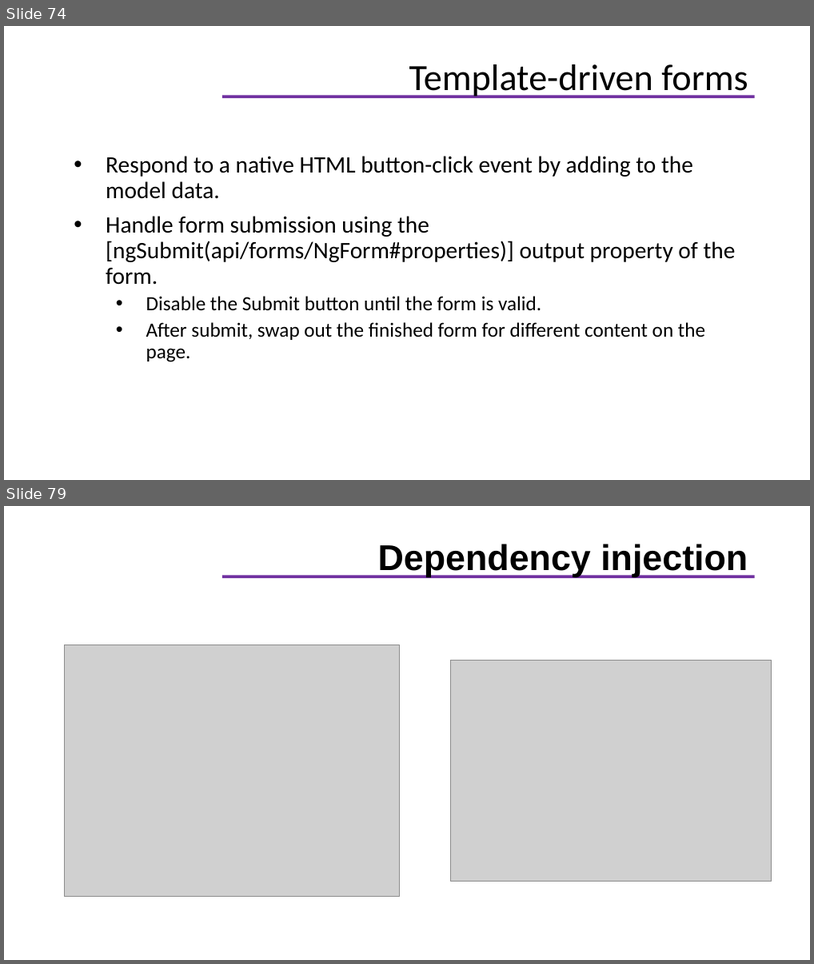
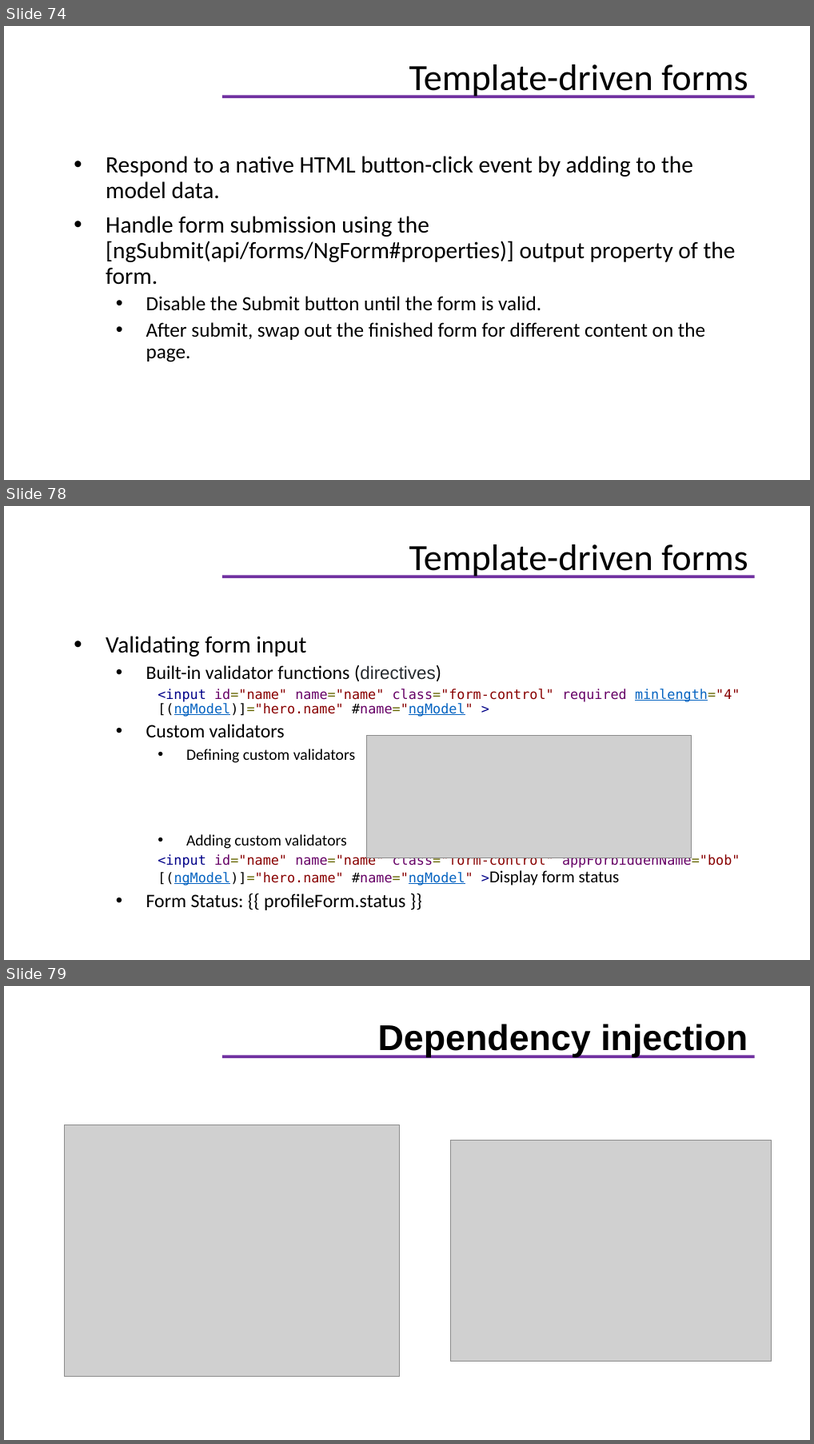
Before and after one commit to helenhash/angular-training, a slide deck: docs/Angular Training.pptx. Shown one above the other, each under a label of ours: slides 74 and 79 before the commit, slides 74, 78 and 79 after it; the slides between them are not shown. The pictures are 814x964 and 814x1444 pixels, drawn with LibreOffice and Linux fonts; fonts in the diff are those of the drawing; grey boxes stand for pictures; background and template pictures are left out. Boxes give left, top, right and bottom in pixels: in the first picture for what was removed or moved away, otherwise in the second. Text is boxed around its words. In the diff, an @@ line names an element or a change of style, - is before the commit and + after.

```diff
--- a/docs/Angular Training.pptx
+++ b/docs/Angular Training.pptx
@@ slide 78 added at <box>4,506,810,960</box>, background #FFFFFF; not listed: 1 template element that a slide beside it also shows @@
@@ title added at <box>410,544,748,578</box>, 33 pt, text #000000 @@
+Template-driven forms
@@ text added at <box>106,636,740,910</box>, 12 pt, text #000000 @@
+• Validating form input
+  • Built-in validator functions (directives)
+    <input id="name" name="name" class="form-control" required minlength="4" [(ngModel)]="hero.name" #name="ngModel" >
+  • Custom validators
+    • Defining custom validators
+    • Adding custom validators
+    <input id="name" name="name" class="form-control" appForbiddenName="bob" [(ngModel)]="hero.name" #name="ngModel" >Display form status
+  • Form Status: {{ profileForm.status }}
@@ picture added at <box>367,735,692,858</box> @@
```
Also in this commit, not shown: 8 slides changed, 1 slide removed.
